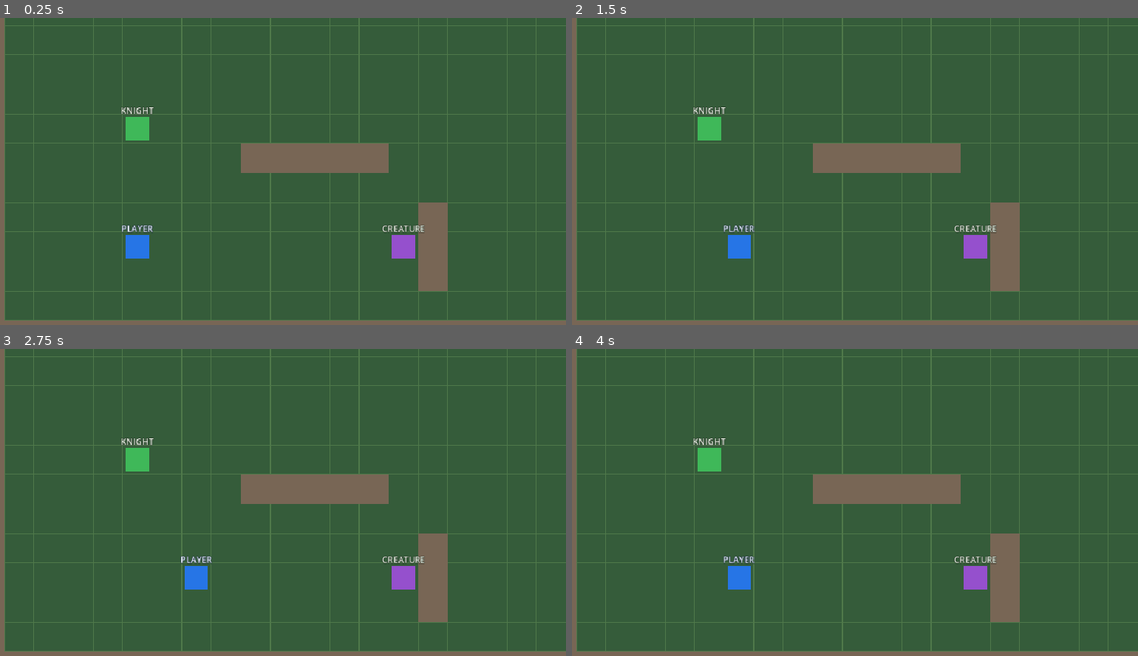
Above: before the commit, frames 1-4 (two rows, left to right).
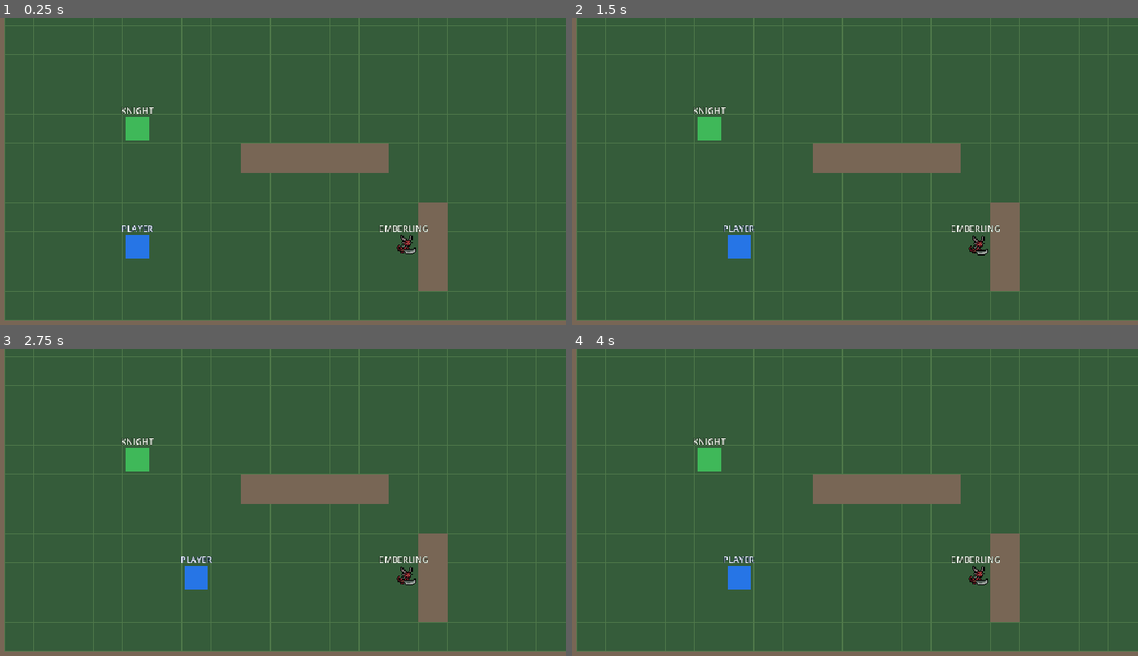
Above: after the commit, the same moments.

Repository: sasta-kro/Oathbound
Game: Godot game, scene res://main.tscn
Two runs of this game, one before a commit and one after it. Both use one fixed random seed, a clock stepped at 60 frames per second and the inputs below.
Inputs (mouse positions are in pixels of both pictures, inside the frame that each line leads up to):
- Up to frame 1 (0.25 s): no input
- Up to frame 2 (1.5 s): tap Enter at 0.5 s; move the mouse to (973, 168) at 0.52 s; hold D (move_right) 0.53-1.25 s; hold E (interact) 0.53-1.25 s; click (973, 168) at 0.67 s; tap Space at 0.77, 1.25 s; drag from (724, 199) to (815, 251) at 1.27 s
- Up to frame 3 (2.75 s): tap Enter at 2 s; move the mouse to (328, 441) at 2.02 s; hold D (move_right) from 2.03 s (still down); tap Alt at 2.1 s
- Up to frame 4 (4 s): release D (move_right) at 2.75 s; tap Space at 2.75, 3.77 s; drag from (815, 582) to (662, 465) at 2.77 s; tap Enter at 3.5 s; move the mouse to (1019, 563) at 3.52 s; hold A (move_left) from 3.53 s (still down); hold E (interact) from 3.53 s (still down)

The runs differ from the first frame. In frame 1, 0.6% of the frame differs, in the area x 21-76%, y 29-79%; in frame 2, 0.6%; in frame 3, 0.6%; in frame 4, 0.6%.

Commit message:
emberling sprite animation type

Diff:
--- a/game/content/creatures/creature_fire_01.tres
+++ b/game/content/creatures/creature_fire_01.tres
@@ -10,6 +10,7 @@
 [ext_resource type="Resource" path="res://content/abilities/ability_ember_body.tres" id="7_ember_body"]
 [ext_resource type="Resource" path="res://content/abilities/ability_swiftfoot.tres" id="8_swiftfoot"]
 [ext_resource type="Resource" uid="uid://ce02g38a68kfl" path="res://content/creatures/creature_fire_02.tres" id="9_evo"]
+[ext_resource type="SpriteFrames" path="res://content/sprites/creature_fire_01_battle.tres" id="10_battle_sprite"]
 
 [sub_resource type="Resource" id="Learn_ember_1"]
 script = ExtResource("2_entry")
@@ -39,3 +40,4 @@
 evolution_level = 16
 ability_pool = Array[ExtResource("1_105ew")]([ExtResource("7_ember_body"), ExtResource("8_swiftfoot")])
 base_bind_chance = 0.45
+battle_sprite = ExtResource("10_battle_sprite")
--- /dev/null
+++ b/game/content/sprites/creature_fire_01_battle.tres
@@ -0,0 +1,293 @@
+[gd_resource type="SpriteFrames" load_steps=43 format=3]
+
+[ext_resource type="Texture2D" uid="uid://c75f5p8rdt8fw" path="res://assets/creatures/demon_a/attack_01.png" id="1_attack_01"]
+[ext_resource type="Texture2D" uid="uid://cld28d6sgdx1k" path="res://assets/creatures/demon_a/attack_02.png" id="2_attack_02"]
+[ext_resource type="Texture2D" uid="uid://crx5q6o2k6lu8" path="res://assets/creatures/demon_a/death.png" id="3_death"]
+[ext_resource type="Texture2D" uid="uid://dlhdpmvr764k8" path="res://assets/creatures/demon_a/hurt.png" id="4_hurt"]
+[ext_resource type="Texture2D" uid="uid://bgmsxfmd8jofu" path="res://assets/creatures/demon_a/idle.png" id="5_idle"]
+[ext_resource type="Texture2D" uid="uid://cgmao0s5affu0" path="res://assets/creatures/demon_a/walk.png" id="6_walk"]
+
+[sub_resource type="AtlasTexture" id="attack_0"]
+atlas = ExtResource("1_attack_01")
+region = Rect2(0, 0, 100, 100)
+
+[sub_resource type="AtlasTexture" id="attack_1"]
+atlas = ExtResource("1_attack_01")
+region = Rect2(100, 0, 100, 100)
+
+[sub_resource type="AtlasTexture" id="attack_2"]
+atlas = ExtResource("1_attack_01")
+region = Rect2(200, 0, 100, 100)
+
+[sub_resource type="AtlasTexture" id="attack_3"]
+atlas = ExtResource("1_attack_01")
+region = Rect2(300, 0, 100, 100)
+
+[sub_resource type="AtlasTexture" id="attack_4"]
+atlas = ExtResource("1_attack_01")
+region = Rect2(400, 0, 100, 100)
+
+[sub_resource type="AtlasTexture" id="attack_5"]
+atlas = ExtResource("1_attack_01")
+region = Rect2(500, 0, 100, 100)
+
+[sub_resource type="AtlasTexture" id="attack_6"]
+atlas = ExtResource("1_attack_01")
+region = Rect2(600, 0, 100, 100)
+
+[sub_resource type="AtlasTexture" id="attack_heavy_0"]
+atlas = ExtResource("2_attack_02")
+region = Rect2(0, 0, 100, 100)
+
+[sub_resource type="AtlasTexture" id="attack_heavy_1"]
+atlas = ExtResource("2_attack_02")
+region = Rect2(100, 0, 100, 100)
+
+[sub_resource type="AtlasTexture" id="attack_heavy_2"]
+atlas = ExtResource("2_attack_02")
+region = Rect2(200, 0, 100, 100)
+
+[sub_resource type="AtlasTexture" id="attack_heavy_3"]
+atlas = ExtResource("2_attack_02")
+region = Rect2(300, 0, 100, 100)
+
+[sub_resource type="AtlasTexture" id="attack_heavy_4"]
+atlas = ExtResource("2_attack_02")
+region = Rect2(400, 0, 100, 100)
+
+[sub_resource type="AtlasTexture" id="attack_heavy_5"]
+atlas = ExtResource("2_attack_02")
+region = Rect2(500, 0, 100, 100)
+
+[sub_resource type="AtlasTexture" id="attack_heavy_6"]
+atlas = ExtResource("2_attack_02")
+region = Rect2(600, 0, 100, 100)
+
+[sub_resource type="AtlasTexture" id="death_0"]
+atlas = ExtResource("3_death")
+region = Rect2(0, 0, 100, 100)
+
+[sub_resource type="AtlasTexture" id="death_1"]
+atlas = ExtResource("3_death")
+region = Rect2(100, 0, 100, 100)
+
+[sub_resource type="AtlasTexture" id="death_2"]
+atlas = ExtResource("3_death")
+region = Rect2(200, 0, 100, 100)
+
+[sub_resource type="AtlasTexture" id="death_3"]
+atlas = ExtResource("3_death")
+region = Rect2(300, 0, 100, 100)
+
+[sub_resource type="AtlasTexture" id="hurt_0"]
+atlas = ExtResource("4_hurt")
+region = Rect2(0, 0, 100, 100)
+
+[sub_resource type="AtlasTexture" id="hurt_1"]
+atlas = ExtResource("4_hurt")
+region = Rect2(100, 0, 100, 100)
+
+[sub_resource type="AtlasTexture" id="hurt_2"]
+atlas = ExtResource("4_hurt")
+region = Rect2(200, 0, 100, 100)
+
+[sub_resource type="AtlasTexture" id="hurt_3"]
+atlas = ExtResource("4_hurt")
+region = Rect2(300, 0, 100, 100)
+
+[sub_resource type="AtlasTexture" id="idle_0"]
+atlas = ExtResource("5_idle")
+region = Rect2(0, 0, 100, 100)
+
+[sub_resource type="AtlasTexture" id="idle_1"]
+atlas = ExtResource("5_idle")
+region = Rect2(100, 0, 100, 100)
+
+[sub_resource type="AtlasTexture" id="idle_2"]
+atlas = ExtResource("5_idle")
+region = Rect2(200, 0, 100, 100)
+
+[sub_resource type="AtlasTexture" id="idle_3"]
+atlas = ExtResource("5_idle")
+region = Rect2(300, 0, 100, 100)
+
+[sub_resource type="AtlasTexture" id="idle_4"]
+atlas = ExtResource("5_idle")
+region = Rect2(400, 0, 100, 100)
+
+[sub_resource type="AtlasTexture" id="idle_5"]
+atlas = ExtResource("5_idle")
+region = Rect2(500, 0, 100, 100)
+
+[sub_resource type="AtlasTexture" id="walk_0"]
+atlas = ExtResource("6_walk")
+region = Rect2(0, 0, 100, 100)
+
+[sub_resource type="AtlasTexture" id="walk_1"]
+atlas = ExtResource("6_walk")
+region = Rect2(100, 0, 100, 100)
+
+[sub_resource type="AtlasTexture" id="walk_2"]
+atlas = ExtResource("6_walk")
+region = Rect2(200, 0, 100, 100)
+
+[sub_resource type="AtlasTexture" id="walk_3"]
+atlas = ExtResource("6_walk")
+region = Rect2(300, 0, 100, 100)
+
+[sub_resource type="AtlasTexture" id="walk_4"]
+atlas = ExtResource("6_walk")
+region = Rect2(400, 0, 100, 100)
+
+[sub_resource type="AtlasTexture" id="walk_5"]
+atlas = ExtResource("6_walk")
+region = Rect2(500, 0, 100, 100)
+
+[sub_resource type="AtlasTexture" id="walk_6"]
+atlas = ExtResource("6_walk")
+region = Rect2(600, 0, 100, 100)
+
+[sub_resource type="AtlasTexture" id="walk_7"]
+atlas = ExtResource("6_walk")
+region = Rect2(700, 0, 100, 100)
+
+[resource]
+animations = [{
+"frames": [{
+"duration": 1.0,
+"texture": SubResource("attack_0")
+}, {
+"duration": 1.0,
+"texture": SubResource("attack_1")
+}, {
+"duration": 1.0,
+"texture": SubResource("attack_2")
+}, {
+"duration": 1.0,
+"texture": SubResource("attack_3")
+}, {
+"duration": 1.0,
+"texture": SubResource("attack_4")
+}, {
+"duration": 1.0,
+"texture": SubResource("attack_5")
+}, {
+"duration": 1.0,
+"texture": SubResource("attack_6")
+}],
+"loop": false,
+"name": &"attack",
+"speed": 18.0
+}, {
+"frames": [{
+"duration": 1.0,
+"texture": SubResource("attack_heavy_0")
+}, {
+"duration": 1.0,
+"texture": SubResource("attack_heavy_1")
+}, {
+"duration": 1.0,
+"texture": SubResource("attack_heavy_2")
+}, {
+"duration": 1.0,
+"texture": SubResource("attack_heavy_3")
+}, {
+"duration": 1.0,
+"texture": SubResource("attack_heavy_4")
+}, {
+"duration": 1.0,
+"texture": SubResource("attack_heavy_5")
+}, {
+"duration": 1.0,
+"texture": SubResource("attack_heavy_6")
+}],
+"loop": false,
+"name": &"attack_heavy",
+"speed": 18.0
+}, {
+"frames": [{
+"duration": 1.0,
+"texture": SubResource("death_0")
+}, {
+"duration": 1.0,
+"texture": SubResource("death_1")
+}, {
+"duration": 1.0,
+"texture": SubResource("death_2")
+}, {
+"duration": 1.0,
+"texture": SubResource("death_3")
+}],
+"loop": false,
+"name": &"death",
+"speed": 6.0
+}, {
+"frames": [{
+"duration": 1.0,
+"texture": SubResource("hurt_0")
+}, {
+"duration": 1.0,
+"texture": SubResource("hurt_1")
+}, {
+"duration": 1.0,
+"texture": SubResource("hurt_2")
+}, {
+"duration": 1.0,
+"texture": SubResource("hurt_3")
+}],
+"loop": false,
+"name": &"hurt",
+"speed": 12.0
+}, {
+"frames": [{
+"duration": 1.0,
+"texture": SubResource("idle_0")
+}, {
+"duration": 1.0,
+"texture": SubResource("idle_1")
+}, {
+"duration": 1.0,
+"texture": SubResource("idle_2")
+}, {
+"duration": 1.0,
+"texture": SubResource("idle_3")
+}, {
+"duration": 1.0,
+"texture": SubResource("idle_4")
+}, {
+"duration": 1.0,
+"texture": SubResource("idle_5")
+}],
+"loop": true,
+"name": &"idle",
+"speed": 8.0
+}, {
+"frames": [{
+"duration": 1.0,
+"texture": SubResource("walk_0")
+}, {
+"duration": 1.0,
+"texture": SubResource("walk_1")
+}, {
+"duration": 1.0,
+"texture": SubResource("walk_2")
+}, {
+"duration": 1.0,
+"texture": SubResource("walk_3")
+}, {
+"duration": 1.0,
+"texture": SubResource("walk_4")
+}, {
+"duration": 1.0,
+"texture": SubResource("walk_5")
+}, {
+"duration": 1.0,
+"texture": SubResource("walk_6")
+}, {
+"duration": 1.0,
+"texture": SubResource("walk_7")
+}],
+"loop": true,
+"name": &"walk",
+"speed": 10.0
+}]
--- a/game/main.tscn
+++ b/game/main.tscn
@@ -1,10 +1,12 @@
-[gd_scene load_steps=9 format=3]
+[gd_scene load_steps=11 format=3]
 
 [ext_resource type="Script" path="res://scripts/main.gd" id="1_main"]
 [ext_resource type="Script" path="res://scripts/area_one_room.gd" id="2_area_one"]
 [ext_resource type="PackedScene" path="res://scenes/player.tscn" id="3_player"]
 [ext_resource type="PackedScene" path="res://scenes/world_actor.tscn" id="4_actor"]
 [ext_resource type="PackedScene" path="res://scenes/dialogue_panel.tscn" id="5_dialogue"]
+[ext_resource type="Script" path="res://scripts/visual/creature_visual.gd" id="6_creature_visual"]
+[ext_resource type="Resource" uid="uid://d2gd7n0v6nkw5" path="res://content/creatures/creature_fire_01.tres" id="7_emberling"]
 
 [sub_resource type="RectangleShape2D" id="RectangleShape2D_horizontal_wall"]
 size = Vector2(1056, 48)
@@ -81,12 +83,18 @@
 
 [node name="Creature" parent="Area1" instance=ExtResource("4_actor")]
 position = Vector2(144, 144)
-dialogue_line = "Creature: A quiet violet creature studies the room."
+dialogue_line = "Emberling: The small ember-lit creature watches you, then settles again."
 
 [node name="Body" parent="Area1/Creature" index="0"]
+visible = false
 color = Color(0.584314, 0.317647, 0.803922, 1)
 
 [node name="Label" parent="Area1/Creature" index="1"]
-text = "CREATURE"
+text = "EMBERLING"
+
+[node name="CreatureVisual" type="Node2D" parent="Area1/Creature"]
+scale = Vector2(1.6, 1.6)
+script = ExtResource("6_creature_visual")
+species = ExtResource("7_emberling")
 
 [node name="DialoguePanel" parent="." instance=ExtResource("5_dialogue")]
--- a/game/project.godot
+++ b/game/project.godot
@@ -69,5 +69,6 @@
 [rendering]
 
 rendering_device/driver.windows="d3d12"
+textures/canvas_textures/default_texture_filter=0
 renderer/rendering_method="gl_compatibility"
 renderer/rendering_method.mobile="gl_compatibility"
--- a/game/scripts/main.gd
+++ b/game/scripts/main.gd
@@ -5,6 +5,7 @@
 @onready var player: GridPlayer = $Area1/Player
 @onready var knight: WorldActor = $Area1/Knight
 @onready var creature: WorldActor = $Area1/Creature
+@onready var creature_visual: CreatureVisual = $Area1/Creature/CreatureVisual
 @onready var dialogue_panel: DialoguePanel = $DialoguePanel
 
 
@@ -23,6 +24,9 @@
 
 	if _is_adjacent_to(knight):
 		_open_dialogue(knight.dialogue_line)
+	elif _is_adjacent_to(creature):
+		# Milestone demo: shows the creature's one-shot attack returning to idle.
+		creature_visual.play_attack()
 
 
 func _on_player_moved() -> void:
--- a/game/scripts/visual/creature_visual.gd
+++ b/game/scripts/visual/creature_visual.gd
@@ -4,17 +4,58 @@
 ## has no sprite yet (Specification 23.1).
 ##
 ## Gameplay never depends on the sprite existing: this node is the only place
-## that decides between real art and a placeholder.
+## that decides between real art and a placeholder, and callers drive both the
+## same way, through [method play].
+
+signal state_finished(state: StringName)
 
 enum Context { BATTLE, OVERWORLD }
+
+const STATE_IDLE := &"idle"
+const STATE_WALK := &"walk"
+const STATE_ATTACK := &"attack"
+const STATE_HURT := &"hurt"
+const STATE_DEATH := &"death"
+
+## States that repeat until another state is requested. Every other state plays
+## once and then returns to [constant STATE_IDLE].
+const LOOPING_STATES: Array[StringName] = [STATE_IDLE, STATE_WALK]
+## States that hold their final frame instead of returning to idle.
+const TERMINAL_STATES: Array[StringName] = [STATE_DEATH]
+
+## Placeholder frame counts per state, so a species without art still shows a
+## visibly cycling frame counter (Specification 23.3).
+const PLACEHOLDER_FRAMES: Dictionary[StringName, int] = {
+	STATE_IDLE: 4,
+	STATE_WALK: 4,
+	STATE_ATTACK: 3,
+	STATE_HURT: 2,
+	STATE_DEATH: 4,
+}
+## Placeholder timing per state. Attack runs in roughly the 0.4 s a simple
+## attack presentation is budgeted (Specification 11.12).
+const PLACEHOLDER_FPS: Dictionary[StringName, float] = {
+	STATE_IDLE: 4.0,
+	STATE_WALK: 8.0,
+	STATE_ATTACK: 7.5,
+	STATE_HURT: 6.0,
+	STATE_DEATH: 6.0,
+}
 
 @export var context: Context = Context.BATTLE
 ## Placeholder box size used when the species has no sprite.
 @export var placeholder_size: Vector2 = Vector2(64, 64)
-## Frames the placeholder cycles through, so animation timing stays testable.
-@export_range(0, 32) var placeholder_frame_count: int = 4
 
-var species: CreatureSpecies
+## Species shown. Assignable from a scene so a room can place a creature
+## without code; runtime callers use [method set_species] or
+## [method set_creature].
+@export var species: CreatureSpecies:
+	set(value):
+		species = value
+		_rebuild()
+
+## The state currently playing. Read-only; change it with [method play].
+var state: StringName = STATE_IDLE
 
 var _visual: Node2D
 
@@ -27,11 +68,46 @@
 ## Shows a species directly, for menus such as the bestiary.
 func set_species(new_species: CreatureSpecies) -> void:
 	species = new_species
-	_rebuild()
+
+
+## Plays an animation state. One-shot states return to idle on their own and
+## report completion through [signal state_finished]. Unknown states fall back
+## to idle so a partially animated species still renders.
+func play(new_state: StringName) -> void:
+	state = new_state
+	_apply_state()
+
+
+## Convenience for the common battle beat: attack once, then idle again.
+func play_attack() -> void:
+	play(STATE_ATTACK)
 
 
 func is_using_placeholder() -> bool:
 	return _visual is PlaceholderVisual
+
+
+## The animation actually running, which differs from [member state] when the
+## species has no art for the requested state.
+func current_animation() -> StringName:
+	if _visual is AnimatedSprite2D:
+		return (_visual as AnimatedSprite2D).animation
+	if _visual is PlaceholderVisual:
+		return StringName((_visual as PlaceholderVisual).animation_name)
+	return &""
+
+
+func is_animating() -> bool:
+	if _visual is AnimatedSprite2D:
+		return (_visual as AnimatedSprite2D).is_playing()
+	if _visual is PlaceholderVisual:
+		return (_visual as PlaceholderVisual).is_processing()
+	return false
+
+
+## Whether [param candidate] repeats until another state is requested.
+static func is_looping_state(candidate: StringName) -> bool:
+	return LOOPING_STATES.has(candidate)
 
 
 func _ready() -> void:
@@ -41,6 +117,7 @@
 
 func _rebuild() -> void:
 	if _visual != null:
+		remove_child(_visual)
 		_visual.queue_free()
 		_visual = null
 	if not is_inside_tree():
@@ -50,9 +127,7 @@
 	if frames != null:
 		var sprite := AnimatedSprite2D.new()
 		sprite.sprite_frames = frames
-		if frames.get_animation_names().size() > 0:
-			sprite.animation = frames.get_animation_names()[0]
-		sprite.play()
+		sprite.animation_finished.connect(_on_animation_finished)
 		_visual = sprite
 	else:
 		var content_id := String(species.id) if species != null else "creature_missing"
@@ -60,10 +135,52 @@
 			DevLog.missing_asset("sprite", species.id)
 		var placeholder := PlaceholderVisual.create(content_id, PlaceholderVisual.Category.CREATURE)
 		placeholder.size = placeholder_size
-		placeholder.animation_name = "IDLE"
-		placeholder.frame_count = placeholder_frame_count
+		placeholder.finished.connect(_on_animation_finished)
 		_visual = placeholder
 	add_child(_visual)
+	_apply_state()
+
+
+func _apply_state() -> void:
+	if _visual == null:
+		return
+	var looping := is_looping_state(state)
+	if _visual is AnimatedSprite2D:
+		var sprite: AnimatedSprite2D = _visual
+		var playable := _playable_animation(sprite, state)
+		if playable == &"":
+			return
+		sprite.animation = playable
+		sprite.set_frame_and_progress(0, 0.0)
+		sprite.play(playable)
+	elif _visual is PlaceholderVisual:
+		var placeholder: PlaceholderVisual = _visual
+		placeholder.animation_name = String(state)
+		placeholder.frames_per_second = PLACEHOLDER_FPS.get(state, 4.0)
+		placeholder.loops = looping
+		placeholder.frame_count = PLACEHOLDER_FRAMES.get(state, 4)
+
+
+## The animation a species actually has for [param wanted], falling back to
+## idle, then to the first animation, then to nothing.
+func _playable_animation(sprite: AnimatedSprite2D, wanted: StringName) -> StringName:
+	var frames := sprite.sprite_frames
+	if frames == null:
+		return &""
+	if frames.has_animation(wanted):
+		return wanted
+	if frames.has_animation(STATE_IDLE):
+		return STATE_IDLE
+	var names := frames.get_animation_names()
+	return StringName(names[0]) if names.size() > 0 else &""
+
+
+func _on_animation_finished() -> void:
+	var finished_state := state
+	state_finished.emit(finished_state)
+	if is_looping_state(finished_state) or TERMINAL_STATES.has(finished_state):
+		return
+	play(STATE_IDLE)
 
 
 func _sprite_frames() -> SpriteFrames:
--- a/game/scripts/visual/placeholder_visual.gd
+++ b/game/scripts/visual/placeholder_visual.gd
@@ -6,6 +6,10 @@
 ## Colour is only a debugging aid, so the placeholder always draws readable
 ## text as well. Animated placeholders visibly cycle a frame counter so timing
 ## and state transitions can be tested before real sprites exist.
+
+## Emitted when a non-looping placeholder animation reaches its last frame, so
+## callers can sequence one-shot states the same way they do with real sprites.
+signal finished
 
 enum Category { PLAYER, FRIENDLY_NPC, HOSTILE_OATHKEEPER, BOSS, CREATURE, INTERACTABLE, UI }
 
@@ -44,12 +48,19 @@
 @export_range(0, 32) var frame_count: int = 0:
 	set(value):
 		frame_count = value
-		_frame = 0
-		_refresh_text()
+		_restart()
 @export_range(0.1, 30.0) var frames_per_second: float = 4.0
+## When false, the placeholder holds its last frame and emits [signal finished]
+## instead of cycling forever.
+@export var loops: bool = true:
+	set(value):
+		loops = value
+		_restart()
 
 var _frame: int = 0
 var _elapsed: float = 0.0
+## True once a non-looping animation has run out, so it holds its last frame.
+var _spent: bool = false
 var _background: ColorRect
 var _label: Label
 
@@ -76,7 +87,6 @@
 
 	_refresh_layout()
 	_refresh_text()
-	set_process(frame_count > 1)
 
 
 func _process(delta: float) -> void:
@@ -86,6 +96,12 @@
 	var frame_duration := 1.0 / maxf(0.1, frames_per_second)
 	while _elapsed >= frame_duration:
 		_elapsed -= frame_duration
+		if not loops and _frame >= frame_count - 1:
+			_elapsed = 0.0
+			_spent = true
+			set_process(false)
+			finished.emit()
+			return
 		_frame = (_frame + 1) % frame_count
 		_refresh_text()
 
@@ -110,7 +126,15 @@
 	_label.size = size
 
 
+## Rewinds to the first frame, used whenever the animation itself changes.
+func _restart() -> void:
+	_frame = 0
+	_elapsed = 0.0
+	_spent = false
+	_refresh_text()
+
+
 func _refresh_text() -> void:
 	if _label != null:
 		_label.text = placeholder_text()
-	set_process(frame_count > 1)
+	set_process(frame_count > 1 and not _spent)
--- /dev/null
+++ b/game/tests/test_creature_visual.gd
@@ -0,0 +1,130 @@
+extends GutTest
+
+const EMBERLING_PATH := "res://content/creatures/creature_fire_01.tres"
+
+var _visual: CreatureVisual
+
+
+func before_each() -> void:
+	DevLog.reset()
+	_visual = CreatureVisual.new()
+	add_child_autofree(_visual)
+
+
+func _emberling() -> CreatureSpecies:
+	return load(EMBERLING_PATH) as CreatureSpecies
+
+
+func test_emberling_ships_with_a_battle_sprite() -> void:
+	var species: CreatureSpecies = _emberling()
+	assert_not_null(species.battle_sprite, "Emberling must have battle sprite frames.")
+
+	var frames: SpriteFrames = species.battle_sprite
+	for state: StringName in [CreatureVisual.STATE_IDLE, CreatureVisual.STATE_ATTACK]:
+		assert_true(frames.has_animation(state), "Battle sprite must define '%s'." % state)
+		assert_gt(frames.get_frame_count(state), 1, "'%s' must be animated." % state)
+
+
+func test_idle_loops_and_attack_does_not() -> void:
+	var frames: SpriteFrames = _emberling().battle_sprite
+	assert_true(frames.get_animation_loop(CreatureVisual.STATE_IDLE), "Idle must loop.")
+	assert_false(
+		frames.get_animation_loop(CreatureVisual.STATE_ATTACK),
+		"Attack must play once so the caller can sequence the turn.",
+	)
+
+
+func test_attack_presentation_fits_the_battle_pacing_budget() -> void:
+	var frames: SpriteFrames = _emberling().battle_sprite
+	var frame_count: int = frames.get_frame_count(CreatureVisual.STATE_ATTACK)
+	var speed: float = frames.get_animation_speed(CreatureVisual.STATE_ATTACK)
+	var duration: float = float(frame_count) / speed
+	assert_between(
+		duration, 0.2, 0.6, "A simple attack should present in roughly 0.4 s (Specification 11.12)."
+	)
+
+
+func test_species_with_a_sprite_uses_real_art_and_starts_idle() -> void:
+	_visual.set_species(_emberling())
+
+	assert_false(_visual.is_using_placeholder(), "A species with art must not use a placeholder.")
+	assert_eq(
+		_visual.current_animation(),
+		CreatureVisual.STATE_IDLE,
+		"A creature idles until told otherwise.",
+	)
+	assert_true(_visual.is_animating(), "The idle animation must be running.")
+
+
+func test_attack_plays_then_returns_to_idle() -> void:
+	_visual.set_species(_emberling())
+	watch_signals(_visual)
+
+	_visual.play_attack()
+	assert_eq(
+		_visual.current_animation(),
+		CreatureVisual.STATE_ATTACK,
+		"play_attack must start the attack.",
+	)
+
+	await wait_for_signal(_visual.state_finished, 2.0)
+
+	assert_signal_emitted_with_parameters(
+		_visual, "state_finished", [CreatureVisual.STATE_ATTACK], 0
+	)
+	assert_eq(_visual.state, CreatureVisual.STATE_IDLE, "The creature must return to idle.")
+	assert_eq(
+		_visual.current_animation(), CreatureVisual.STATE_IDLE, "The idle animation must resume."
+	)
+
+
+func test_unknown_state_falls_back_to_idle_instead_of_breaking() -> void:
+	_visual.set_species(_emberling())
+
+	_visual.play(&"pirouette")
+
+	assert_eq(
+		_visual.current_animation(),
+		CreatureVisual.STATE_IDLE,
+		"Missing art must fall back to idle.",
+	)
+
+
+func test_species_without_a_sprite_animates_a_labelled_placeholder() -> void:
+	var bare := CreatureSpecies.new()
+	bare.id = &"creature_test_01"
+	_visual.set_species(bare)
+
+	assert_true(_visual.is_using_placeholder(), "A species without art must use a placeholder.")
+	var placeholder := _visual.get_child(0) as PlaceholderVisual
+	assert_string_contains(placeholder.placeholder_text(), "CREATURE_TEST_01")
+	assert_string_contains(placeholder.placeholder_text(), "IDLE")
+	assert_true(placeholder.loops, "The idle placeholder must keep cycling.")
+
+
+func test_placeholder_attack_reports_completion_like_real_art() -> void:
+	var bare := CreatureSpecies.new()
+	bare.id = &"creature_test_01"
+	_visual.set_species(bare)
+	watch_signals(_visual)
+
+	_visual.play(CreatureVisual.STATE_ATTACK)
+	var placeholder := _visual.get_child(0) as PlaceholderVisual
+	assert_false(placeholder.loops, "A one-shot placeholder state must not loop.")
+	assert_string_contains(placeholder.placeholder_text(), "ATTACK")
+
+	await wait_for_signal(_visual.state_finished, 2.0)
+
+	assert_signal_emitted_with_parameters(
+		_visual, "state_finished", [CreatureVisual.STATE_ATTACK], 0
+	)
+	assert_eq(_visual.state, CreatureVisual.STATE_IDLE, "Placeholders return to idle too.")
+
+
+func test_death_holds_its_last_state() -> void:
+	_visual.set_species(_emberling())
+
+	_visual.play(CreatureVisual.STATE_DEATH)
+	await wait_for_signal(_visual.state_finished, 2.0)
+
+	assert_eq(_visual.state, CreatureVisual.STATE_DEATH, "A fainted creature must not idle again.")
Binary file added: game/assets/creatures/demon_a/attack_01.png
Not shown, added: game/assets/creatures/demon_a/attack_01.png.import
Binary file added: game/assets/creatures/demon_a/attack_02.png
Not shown, added: game/assets/creatures/demon_a/attack_02.png.import
Binary file added: game/assets/creatures/demon_a/death.png
Not shown, added: game/assets/creatures/demon_a/death.png.import
Binary file added: game/assets/creatures/demon_a/hurt.png
Not shown, added: game/assets/creatures/demon_a/hurt.png.import
Binary file added: game/assets/creatures/demon_a/idle.png
Not shown, added: game/assets/creatures/demon_a/idle.png.import
Binary file added: game/assets/creatures/demon_a/walk.png
Not shown, added: game/assets/creatures/demon_a/walk.png.import
(and 2 more such lines)
